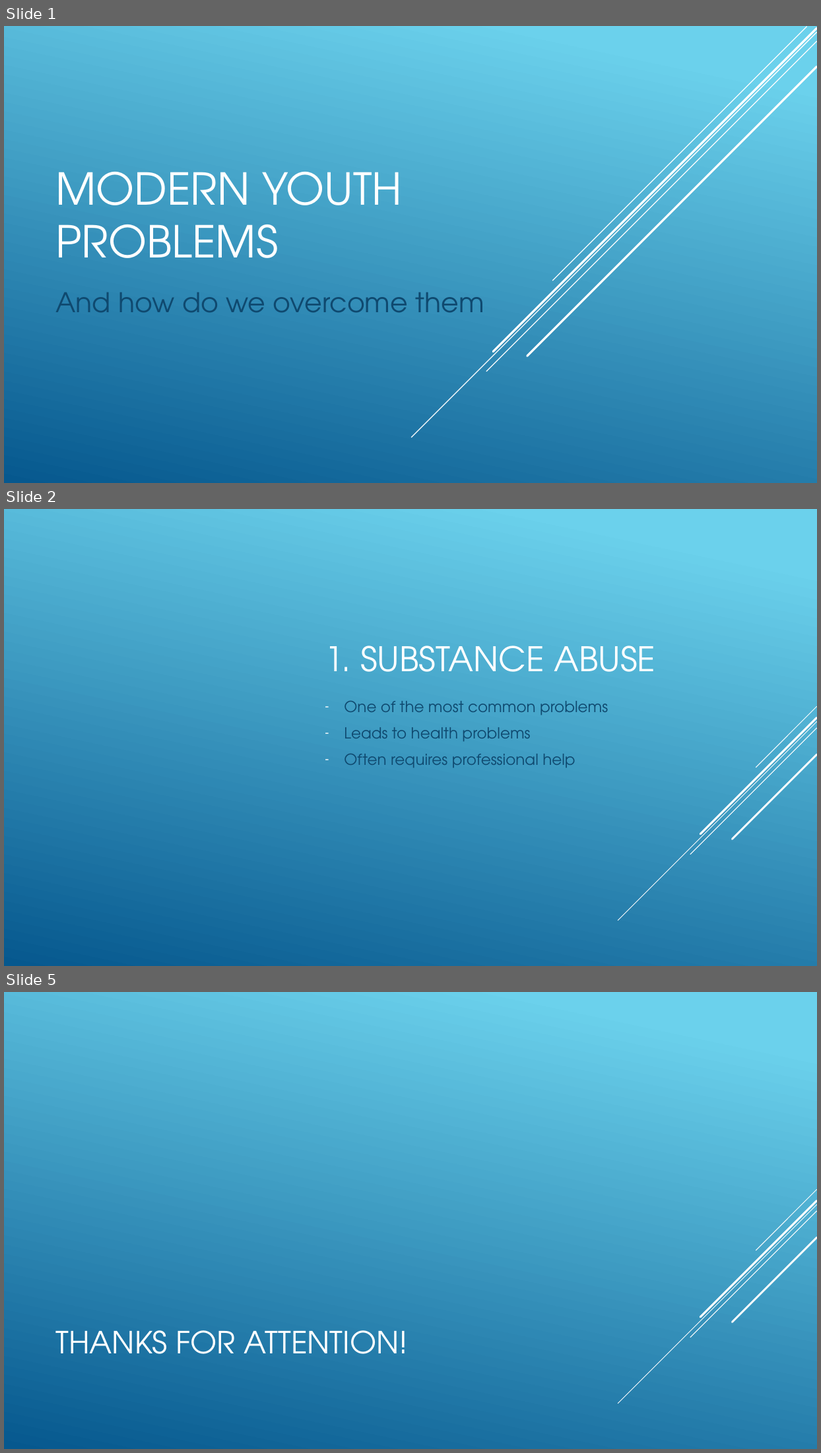
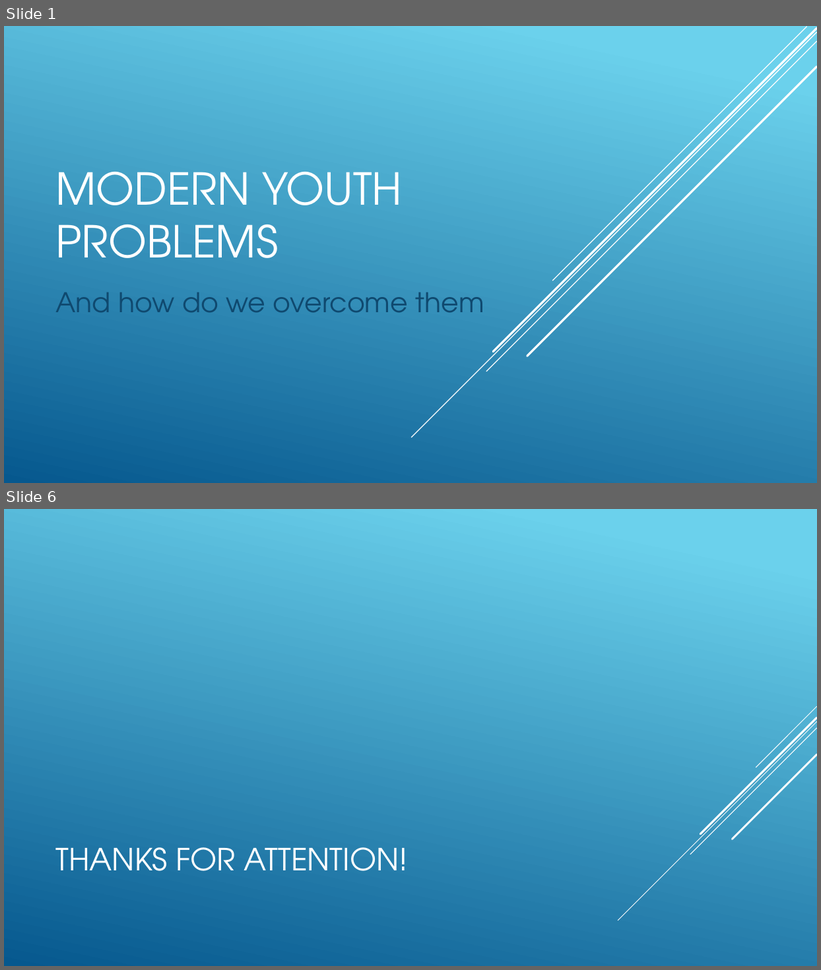
Before and after one commit to robilkot/BSUIR, a slide deck: English/Modern youth problems.pptx. Shown one above the other, each under a label of ours: slides 1, 2 and 5 before the commit, slides 1 and 6 after it; the slides between them are not shown. The pictures are 821x1453 and 821x970 pixels, drawn with LibreOffice and Linux fonts; fonts in the diff are those of the drawing. Boxes give left, top, right and bottom in pixels: in the first picture for what was removed or moved away, otherwise in the second. Text is boxed around its words. In the diff, an @@ line names an element or a change of style, - is before the commit and + after.

```diff
--- a/English/Modern youth problems.pptx
+++ b/English/Modern youth problems.pptx
@@ slide 2 removed at (4,509,817,966), background gradient #6ED2EB to #06588E; not listed: 5 template elements that a slide beside it also shows @@
@@ title removed at (325,646,655,672) @@
-1. SUBSTANCE ABUSE
@@ text removed at (344,701,608,768) @@
-– One of the most common problems
-– Leads to health problems
-– Often requires professional help
@@ what was slide 5 is now slide 6 @@
```
Also in this commit, not shown: 2 slides changed, 2 slides added.
